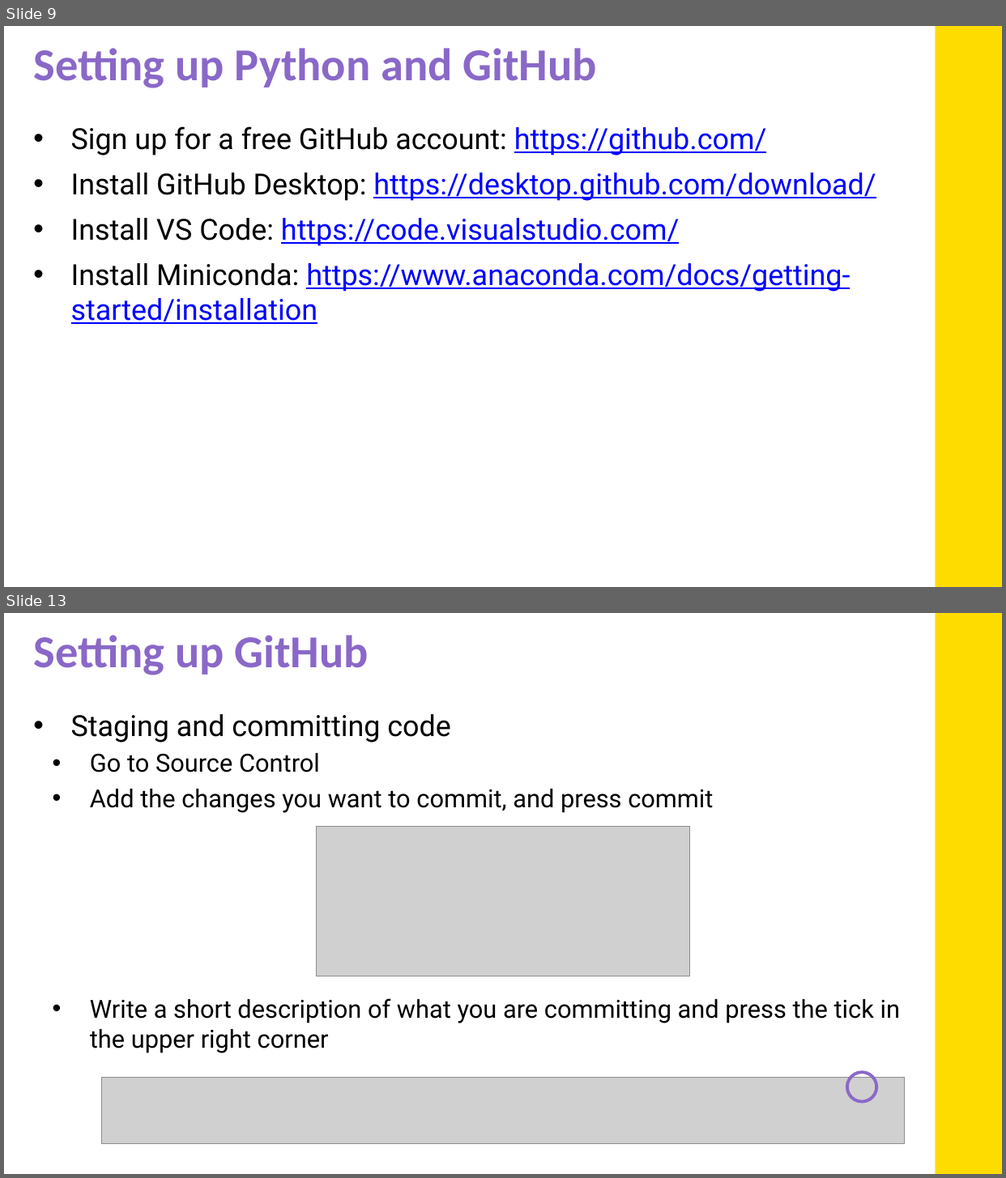
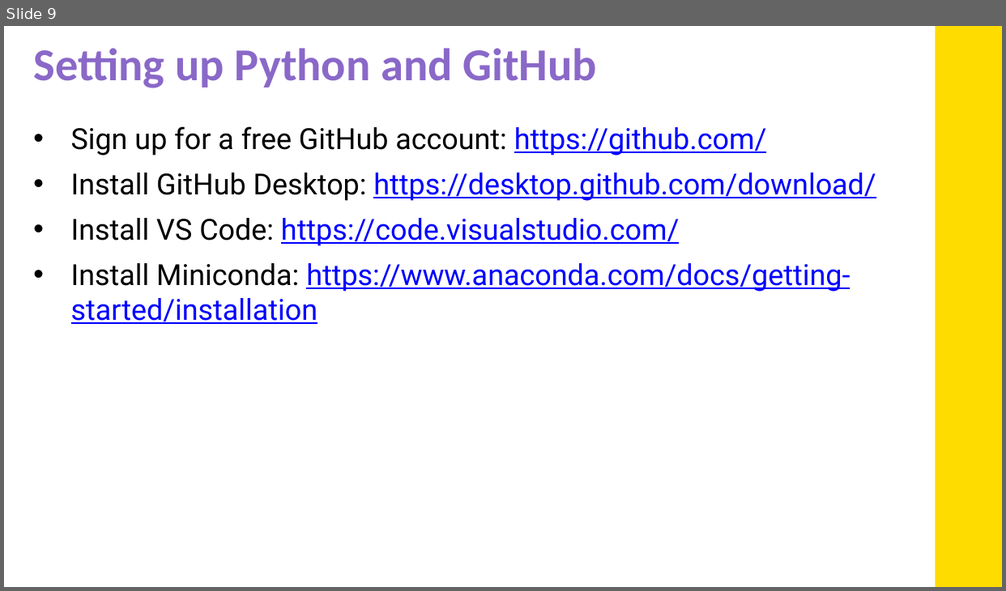
Before and after one commit to mithebell/PHYS3116_2026T3, a slide deck: Week 1/wk1_PHYS3116_2026T3_spotted_python_slides.pptx. Shown one above the other, each under a label of ours: slides 9 and 13 before the commit, slide 9 after it; the slides between them are not shown. The pictures are 1006x1178 and 1006x591 pixels, drawn with LibreOffice and Linux fonts; fonts in the diff are those of the drawing; grey boxes stand for pictures; background and template pictures are left out. Boxes give left, top, right and bottom in pixels: in the first picture for what was removed or moved away, otherwise in the second. Text is boxed around its words. In the diff, an @@ line names an element or a change of style, - is before the commit and + after.

```diff
--- a/Week 1/wk1_PHYS3116_2026T3_spotted_python_slides.pptx
+++ b/Week 1/wk1_PHYS3116_2026T3_spotted_python_slides.pptx
@@ slide 13 removed at box(4, 613, 1002, 1174), background #FFFFFF; not listed: 1 template element that a slide beside it also shows @@
@@ title removed at box(33, 635, 368, 675) @@
-Setting up GitHub
@@ text removed at box(71, 714, 900, 1054) @@
-• Staging and committing code
-  • Go to Source Control
-  • Add the changes you want to commit, and press commit
-  • Write a short description of what you are committing and press the tick in the upper right corner
@@ picture removed at box(316, 826, 690, 976) @@
@@ ellipse removed at box(847, 1072, 876, 1102) @@
@@ picture removed at box(102, 1077, 905, 1144) @@
```
Also in this commit, not shown: 3 slides changed, 4 slides added, 2 other slides removed, 2 other files.
